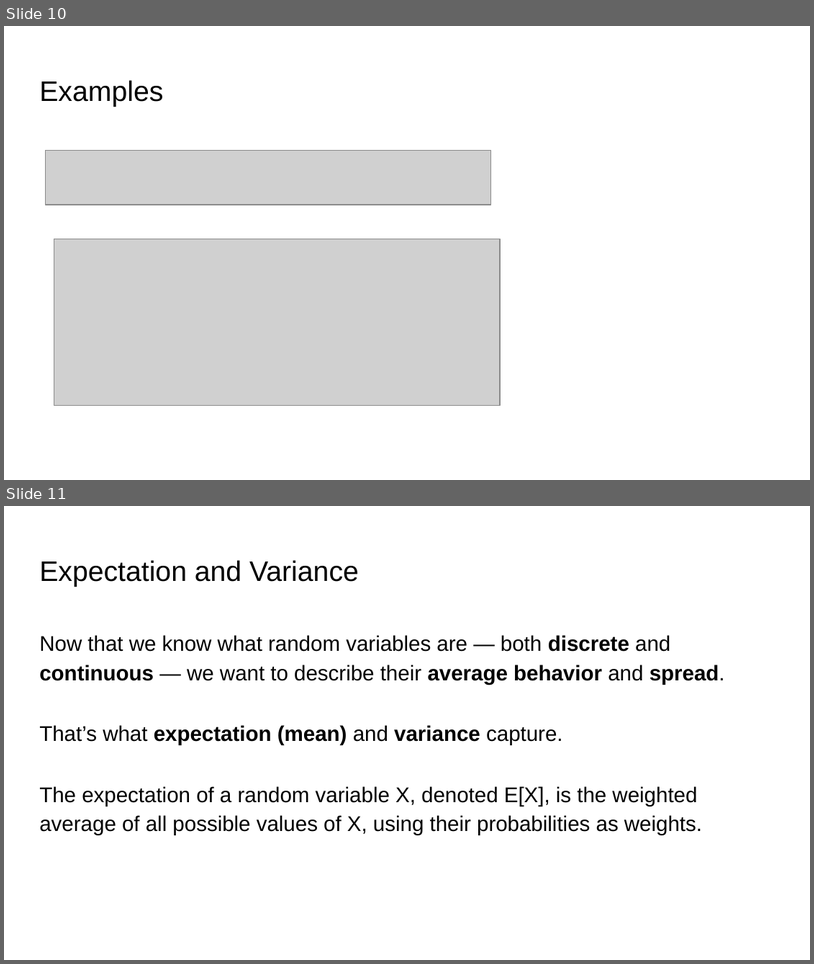
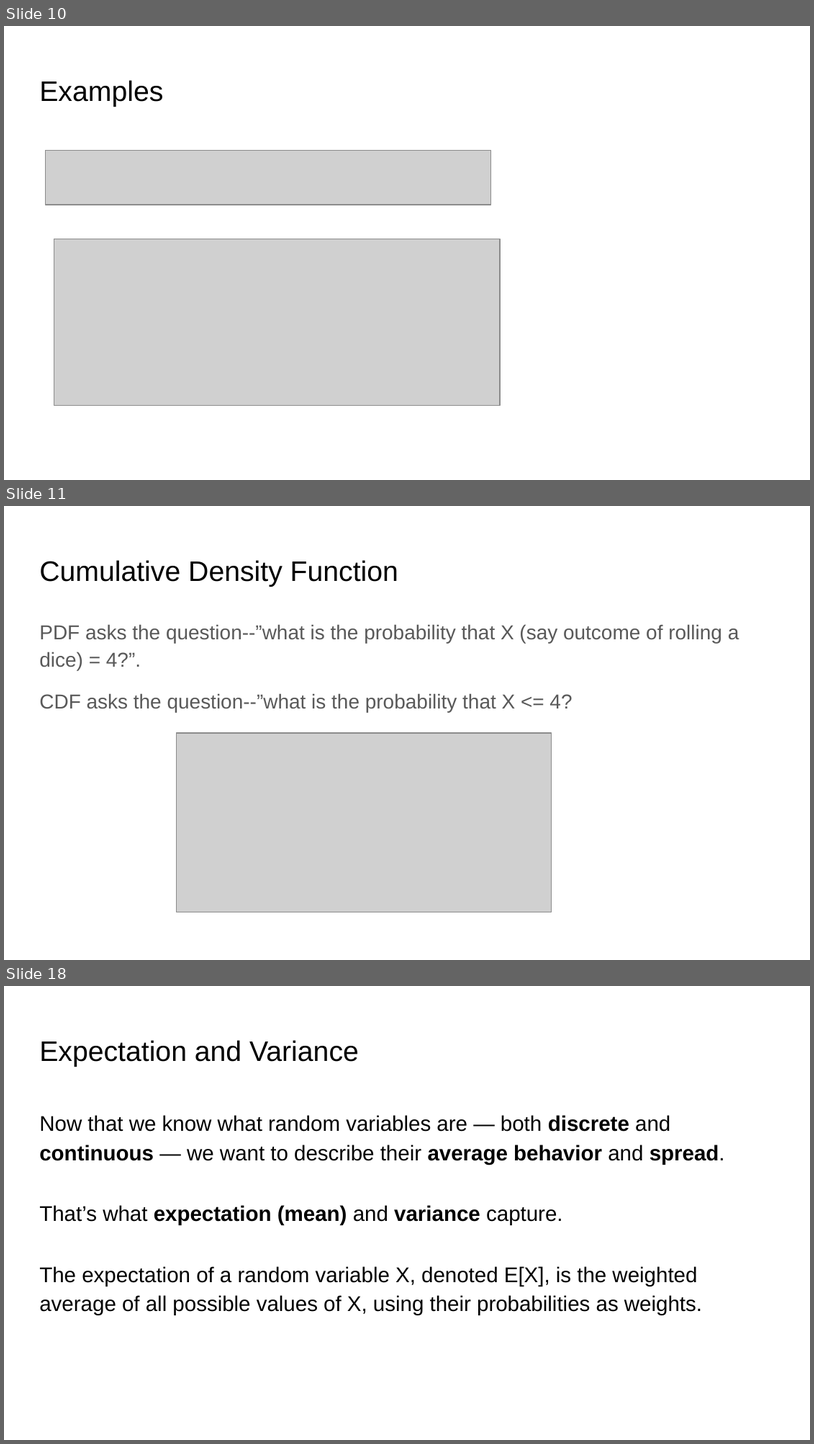
Before and after one commit to ankur6ue/deep-learning-course, a slide deck: Module 1/class_1.6/deep_learning_course_class_1.6.pptx. Shown one above the other, each under a label of ours: slides 10 and 11 before the commit, slides 10, 11 and 18 after it; the slides between them are not shown. The pictures are 814x964 and 814x1444 pixels, drawn with LibreOffice and Linux fonts; fonts in the diff are those of the drawing; grey boxes stand for pictures. Boxes give left, top, right and bottom in pixels: in the first picture for what was removed or moved away, otherwise in the second. Text is boxed around its words. In the diff, an @@ line names an element or a change of style, - is before the commit and + after.

```diff
--- a/Module 1/class_1.6/deep_learning_course_class_1.6.pptx
+++ b/Module 1/class_1.6/deep_learning_course_class_1.6.pptx
@@ slide 11 added at <box>4,506,810,960</box>, background #FFFFFF @@
@@ title added at <box>39,560,399,587</box>, 25.2 pt, text #000000 @@
+Cumulative Density Function
@@ text added at <box>39,624,740,712</box>, 18 pt, text #595959 @@
+PDF asks the question--”what is the probability that X (say outcome of rolling a dice) = 4?”.
+CDF asks the question--”what is the probability that X <= 4?
@@ picture added at <box>177,733,551,911</box> @@
@@ what was slide 11 is now slide 18 @@
```
Also in this commit, not shown: 1 slide changed, 6 other slides added, 3 other files.
